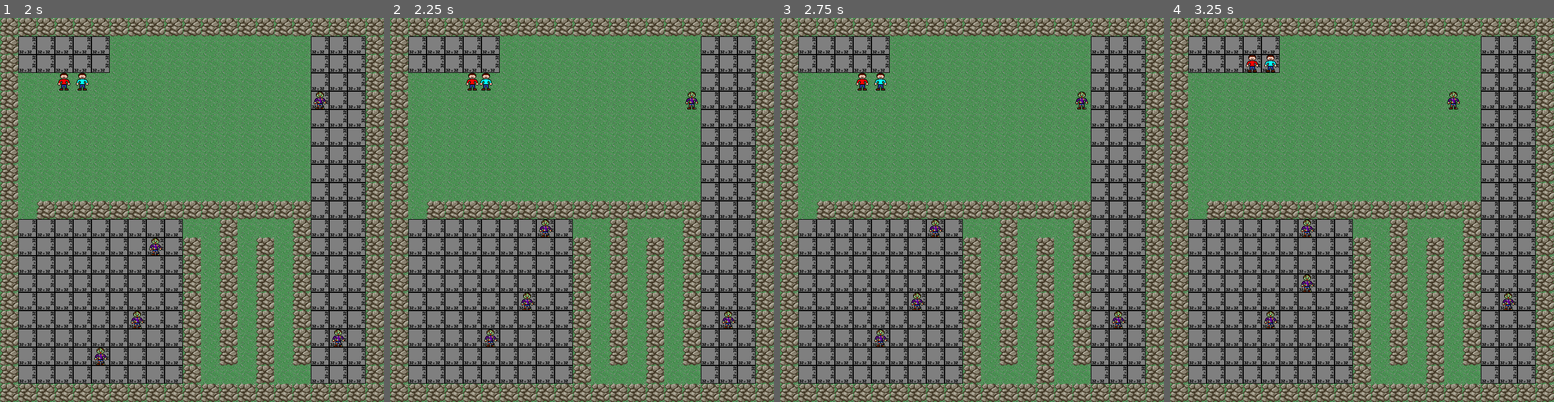
Above: before the commit, frames 1-4 (left to right).
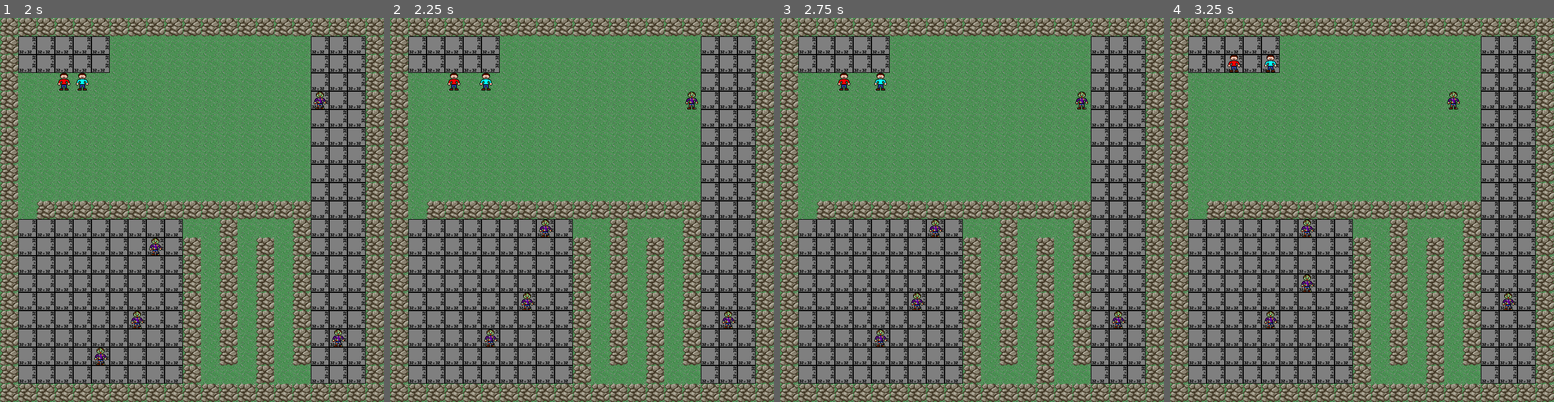
Above: after the commit, the same moments.

Repository: Raphi-Sch/Zombie_GD
Game: Godot game, scene res://scenes/Main.tscn
Two runs of this game, one before a commit and one after it. Both use one fixed random seed, a clock stepped at 60 frames per second and the inputs below.
Inputs:
- Up to frame 1 (2 s): tap Enter at 0.5 s; hold D (p1_right) 0.53-1.28 s; tap Down (p2_down) at 0.6 s; tap Space at 1.25 s; hold S (p1_down) from 1.28 s (still down); tap Left (p2_left) at 1.35 s
- Up to frame 2 (2.25 s): tap Enter at 2 s; release S (p1_down) at 2.03 s; hold D (p1_right) from 2.03 s (still down); tap Right (p2_right) at 2.1 s
- Up to frame 3 (2.75 s): keep holding D (p1_right)
- Up to frame 4 (3.25 s): tap Space at 2.75 s; release D (p1_right) at 2.78 s; hold Z (p1_up) from 2.78 s (still down); tap Up (p2_up) at 2.85 s

Frame 1 is identical in both runs. In frame 2, 0.2% of the frame differs, in the area x 15-24%, y 14-19%; in frame 3, 0.2%; in frame 4, 0.2%.

Commit message:
Enable collision
Cause some bug, bodies are getting on top of each other and get stuck

Diff:
--- a/scenes/Player.tscn
+++ b/scenes/Player.tscn
@@ -23,6 +23,7 @@
 
 [node name="RayCast2D" type="RayCast2D" parent="."]
 visible = false
+collide_with_areas = true
 __meta__ = {
 "_edit_lock_": true
 }
--- a/scenes/Zombie.tscn
+++ b/scenes/Zombie.tscn
@@ -27,6 +27,7 @@
 [node name="RayCast2D" type="RayCast2D" parent="."]
 visible = false
 cast_to = Vector2( 0, 0 )
+collide_with_areas = true
 __meta__ = {
 "_edit_lock_": true
 }
